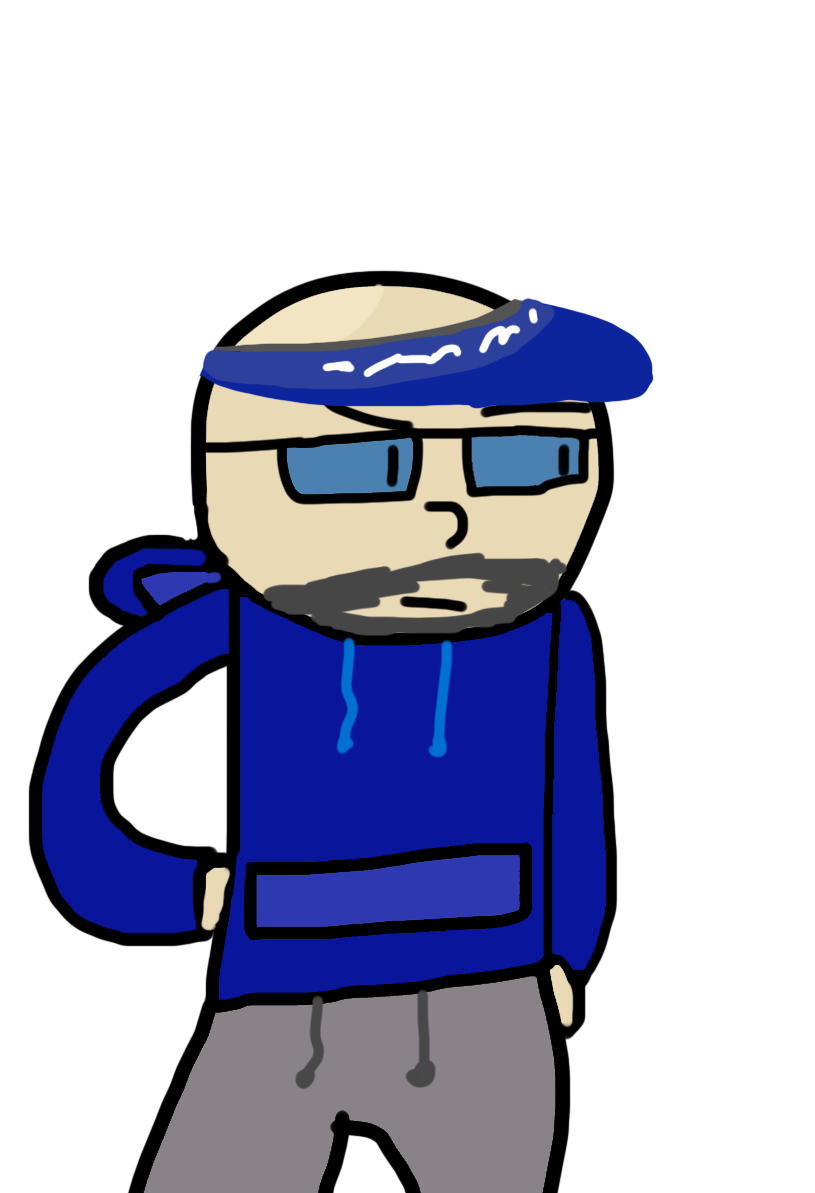
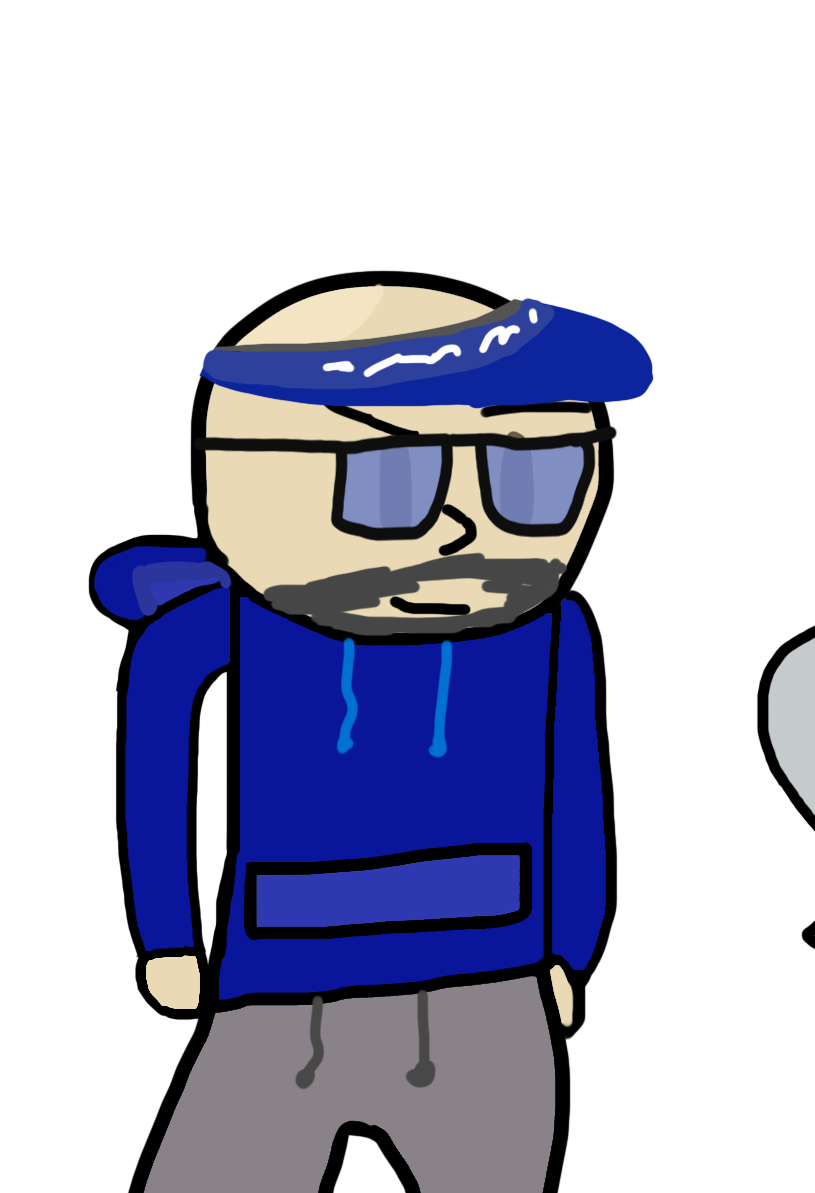
Layer changes from the first 815×1193 image to the second:
added layer "GlassesFrame" above "Blink" over 192, 425, 618, 542
added layer "Blink" above "Mouth" over 378, 430, 535, 540
added layer "Mouth" above "Layer 4" over 389, 595, 472, 616
painted on "Layer 4" over 67, 413, 618, 1144
removed layer "Layer 2" over 28, 413, 618, 1144
added layer "LizBasic" above "Layer 1" over 756, 625, 815, 950
